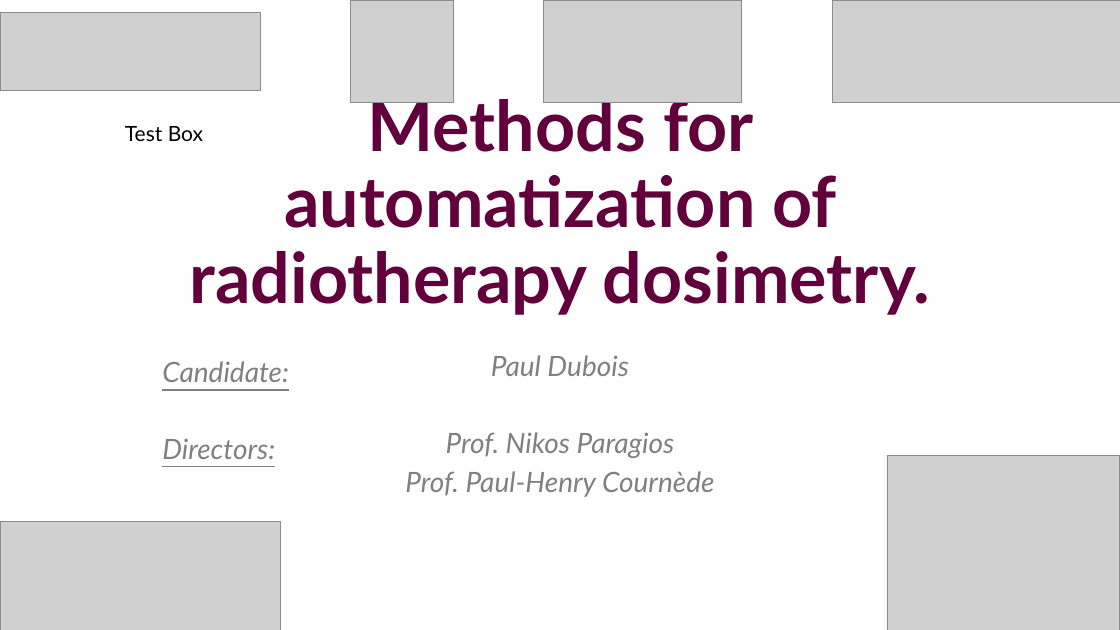
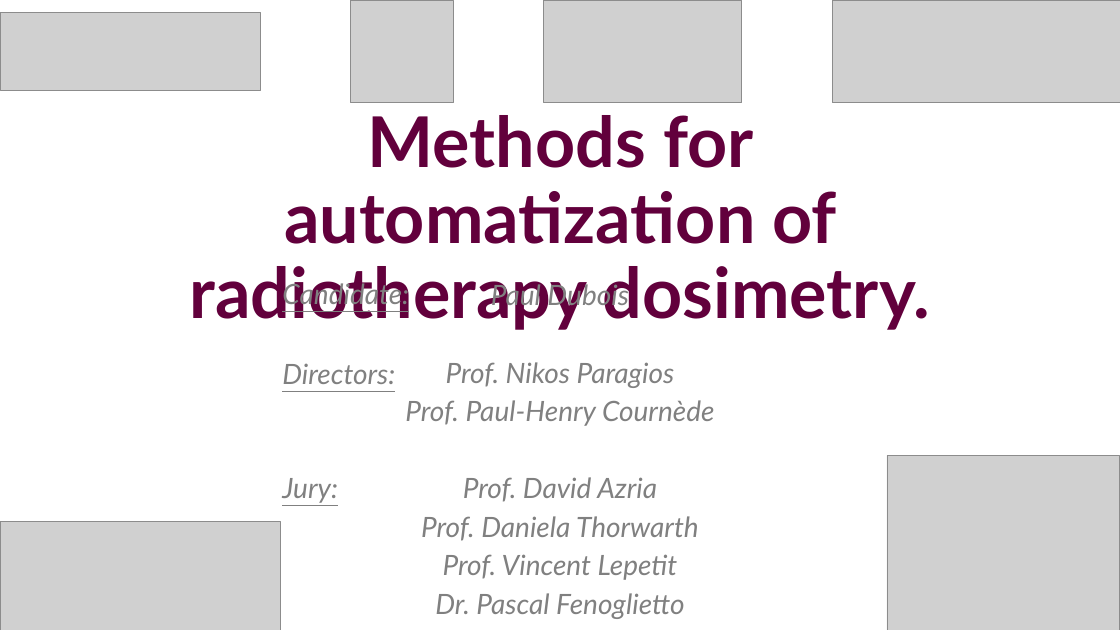
Before and after one commit to pauldubois98/Defense, a slide deck: slide 1 of PhD_Defense.pptm. Drawn at 1120x630 pixels with LibreOffice and Linux fonts; fonts in the diff are those of the drawing; grey boxes stand for pictures. Boxes give left, top, right and bottom in pixels: in the first picture for what was removed or moved away, otherwise in the second. Text is boxed around its words. In the diff, an @@ line names an element or a change of style, - is before the commit and + after.

Commit message:
added jury to title page

```diff
--- a/PhD_Defense.pptm
+++ b/PhD_Defense.pptm
@@ title "Methods for automatization of radiotherapy ..." at <box>190,115,930,330</box>: vertical alignment bottom to top @@
@@ text removed at <box>125,126,203,141</box> @@
-Test Box
@@ subtitle "Paul Dubois": place and size @@
-subtitle "Paul Dubois" at <box>405,355,714,497</box>
+subtitle "Paul Dubois" at <box>405,281,714,619</box>
@@ text "Candidate:" rewrapped from <box>162,361,289,382</box> to <box>282,280,409,310</box> @@
@@ text "Directors:": place and size @@
-text "Directors:" at <box>162,439,275,459</box>
+text "Directors:" at <box>282,364,395,384</box>
@@ text added at <box>282,478,338,503</box>, 24 pt, text #808080, italic, underline @@
+Jury:
@@ subtitle at <box>421,477,699,619</box>: paragraphs added @@
+Prof. David Azria
+Prof. Daniela Thorwarth
+Prof. Vincent Lepetit
+Dr. Pascal Fenoglietto
```
